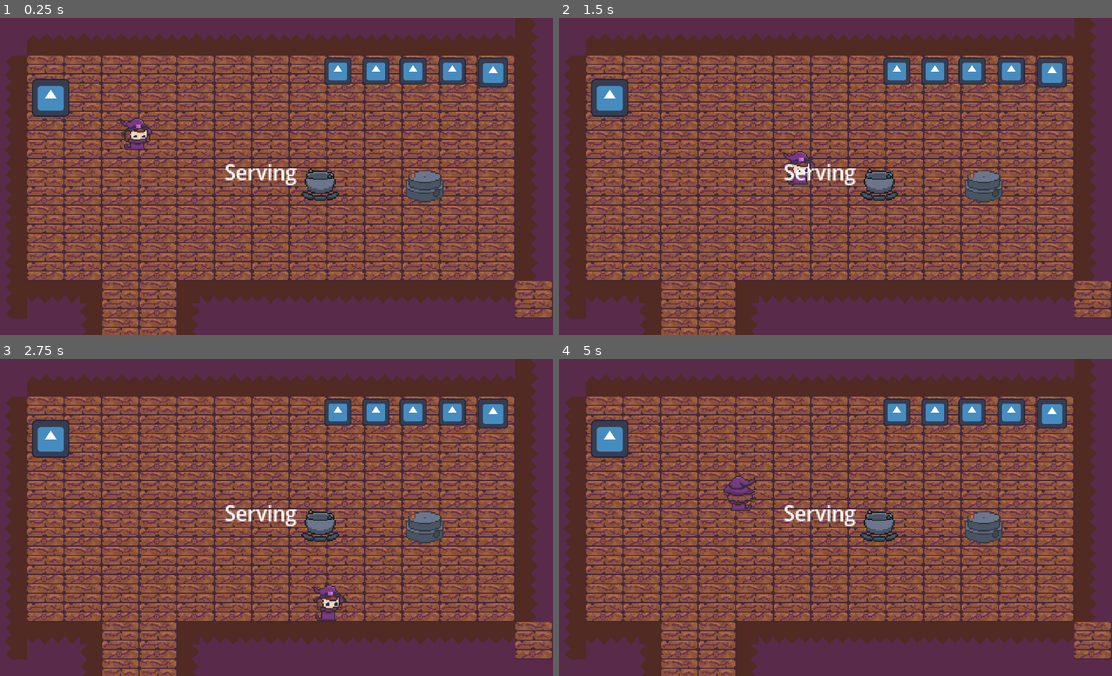
Above: before the commit, frames 1-4 (two rows, left to right).
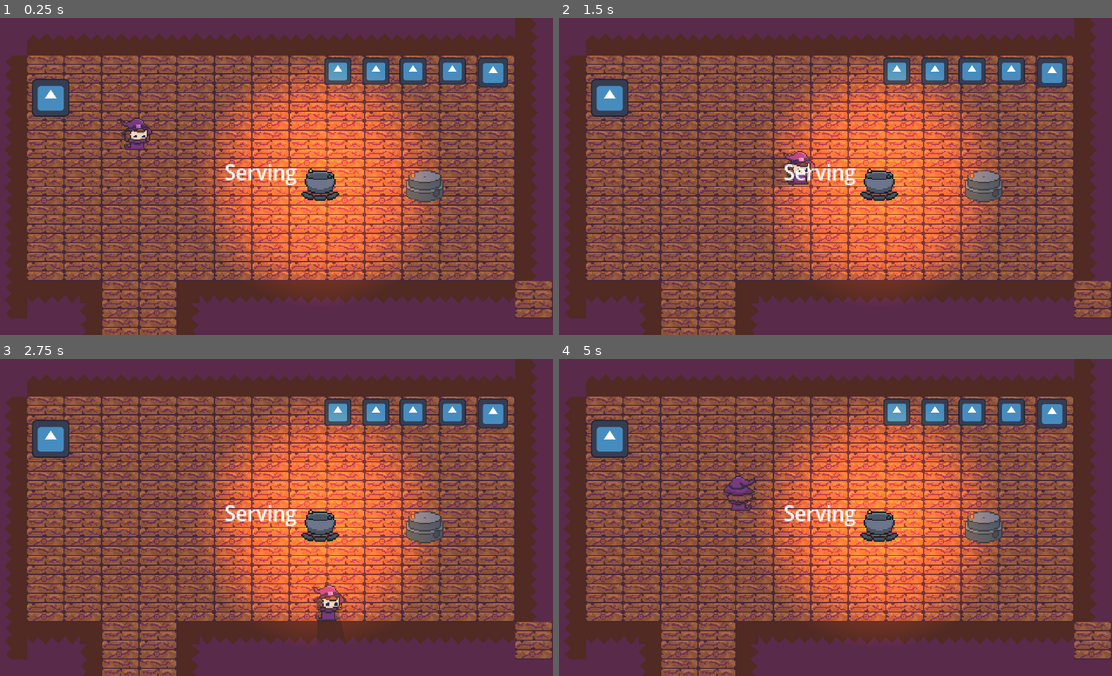
Above: after the commit, the same moments.

Repository: Yatagarasu163/apothecary-allergies
Game: Godot game, scene res://Assets/Scenes/testing_scene.tscn
The game is run twice, just before and just after one commit, with the same random seed, the same clock (stepped at 60 frames per second) and the same inputs. The engine's default icon, where the game draws it, is replaced by a stand-in: a white triangle on a blue panel in a dark square.
Inputs:
- Up to frame 1 (0.25 s): no input
- Up to frame 2 (1.5 s): tap Enter at 0.5 s; hold D (WalkRight) 0.53-1.28 s; tap E (Add) at 0.6 s; hold S (WalkDown) from 1.28 s (still down); tap Space (Dash) at 1.35 s
- Up to frame 3 (2.75 s): release S (WalkDown) at 2.03 s; hold D (WalkRight) from 2.03 s (still down); tap F (Interact) at 2.1 s
- Up to frame 4 (5 s): release D (WalkRight) at 2.78 s; hold W (WalkUp) 2.78-3.53 s; tap E (Add) at 2.85 s; hold A (WalkLeft) from 3.53 s (still down); tap Space (Dash) at 3.6 s; tap F (Interact) at 4.35 s

The runs differ from the first frame. In frame 1, 21% of the frame differs, in the area x 36-79%, y 14-86%; in frame 2, 21%; in frame 3, 21%; in frame 4, 21%.

Commit message:
added some light

Diff:
--- a/Assets/Prefabs/Stations/Boiler.tscn
+++ b/Assets/Prefabs/Stations/Boiler.tscn
@@ -52,20 +52,37 @@
 "speed": 5.0
 }]
 
+[sub_resource type="OccluderPolygon2D" id="OccluderPolygon2D_i2c3m"]
+polygon = PackedVector2Array(-10.75, -4.5, -11.5, 0, -8.5, 7, 0, 8.75, 9.25, 7, 12, 0, 11.5, -4.5, 9.25, -8.5, 0, -9.5, -9.5, -8.5)
+
 [sub_resource type="RectangleShape2D" id="RectangleShape2D_c5sqm"]
 size = Vector2(52.5, 50.375)
 
 [sub_resource type="RectangleShape2D" id="RectangleShape2D_i2c3m"]
 size = Vector2(32, 19.75)
 
+[sub_resource type="Gradient" id="Gradient_1tygn"]
+offsets = PackedFloat32Array(0.11405835, 0.6100796)
+colors = PackedColorArray(1, 1, 1, 1, 0, 0, 0, 1)
+
+[sub_resource type="GradientTexture2D" id="GradientTexture2D_i2c3m"]
+gradient = SubResource("Gradient_1tygn")
+fill = 1
+fill_from = Vector2(0.5, 0.5)
+
 [node name="Boiler" type="Node2D" unique_id=1355668019]
 scale = Vector2(4, 4)
 script = ExtResource("1_c5sqm")
 
 [node name="Boiler Sprite" type="AnimatedSprite2D" parent="." unique_id=548914325]
+light_mask = 2
 sprite_frames = SubResource("SpriteFrames_q0oec")
 animation = &"Using"
 frame_progress = 0.08486358
+
+[node name="LightOccluder2D" type="LightOccluder2D" parent="Boiler Sprite" unique_id=1796192273]
+occluder = SubResource("OccluderPolygon2D_i2c3m")
+occluder_light_mask = 2
 
 [node name="Collision Detector" type="Area2D" parent="." unique_id=1292967573]
 
@@ -77,6 +94,7 @@
 scale = Vector2(0.5, 0.5)
 
 [node name="Item" type="Sprite2D" parent="Items" unique_id=900082432]
+light_mask = 2
 texture = ExtResource("3_i2c3m")
 
 [node name="StaticBody2D" type="StaticBody2D" parent="." unique_id=635866809]
@@ -85,5 +103,12 @@
 position = Vector2(0, 6.125)
 shape = SubResource("RectangleShape2D_i2c3m")
 
+[node name="PointLight2D" type="PointLight2D" parent="." unique_id=581472478]
+color = Color(0.7342442, 0.31472227, 0, 1)
+energy = 2.0
+shadow_enabled = true
+texture = SubResource("GradientTexture2D_i2c3m")
+texture_scale = 4.0
+
 [connection signal="body_entered" from="Collision Detector" to="." method="body_entered"]
 [connection signal="body_exited" from="Collision Detector" to="." method="body_exited"]
--- a/Assets/Prefabs/Stations/Recipe Book.tscn
+++ b/Assets/Prefabs/Stations/Recipe Book.tscn
@@ -40,6 +40,7 @@
 shape = SubResource("RectangleShape2D_arwjt")
 
 [node name="RecipeBookUI" type="Control" parent="." unique_id=241845652]
+visible = false
 layout_mode = 3
 anchors_preset = 0
 offset_right = 40.0
--- a/Assets/Prefabs/player.tscn
+++ b/Assets/Prefabs/player.tscn
@@ -2,6 +2,9 @@
 
 [ext_resource type="Script" uid="uid://c7khxiw0w0l7f" path="res://Assets/Scripts/player.gd" id="1_onrkg"]
 [ext_resource type="Texture2D" uid="uid://k0p637tmcmpp" path="res://Assets/Sprites/Sprite Sheets/witch.png" id="2_tgki7"]
+
+[sub_resource type="OccluderPolygon2D" id="OccluderPolygon2D_tgki7"]
+polygon = PackedVector2Array(-35, -11, 28, -11, 28, 33, 22, 39, 22, 51, 31, 51, 31, 61, -27, 61, -27, 55, -23, 55, -23, 37, -27, 36, -35, 16)
 
 [sub_resource type="AtlasTexture" id="AtlasTexture_tgki7"]
 atlas = ExtResource("2_tgki7")
@@ -333,6 +336,9 @@
 script = ExtResource("1_onrkg")
 base_speed = 50
 dash_cooldown = 0.5
+
+[node name="LightOccluder2D" type="LightOccluder2D" parent="." unique_id=2120983590]
+occluder = SubResource("OccluderPolygon2D_tgki7")
 
 [node name="Player Sprite" type="AnimatedSprite2D" parent="." unique_id=1286987361]
 position = Vector2(-1.0000019, -2.000002)
--- a/Assets/Scenes/testing_scene.tscn
+++ b/Assets/Scenes/testing_scene.tscn
@@ -191,7 +191,6 @@
 
 [node name="TileMapLayer" type="TileMapLayer" parent="Shop Layout" unique_id=1442782922]
 z_index = -5
-texture_filter = 5
 scale = Vector2(4, 4)
 tile_map_data = PackedByteArray("AAAAAAAAAgABAAEAAAAAAAEAAgACAAEAAAAAAAIAAgACAAEAAAAAAAMAAgACAAEAAAAAAAQAAgACAAEAAAAAAA …(4240 unchanged characters)…
 tile_set = SubResource("TileSet_rpgfy")
